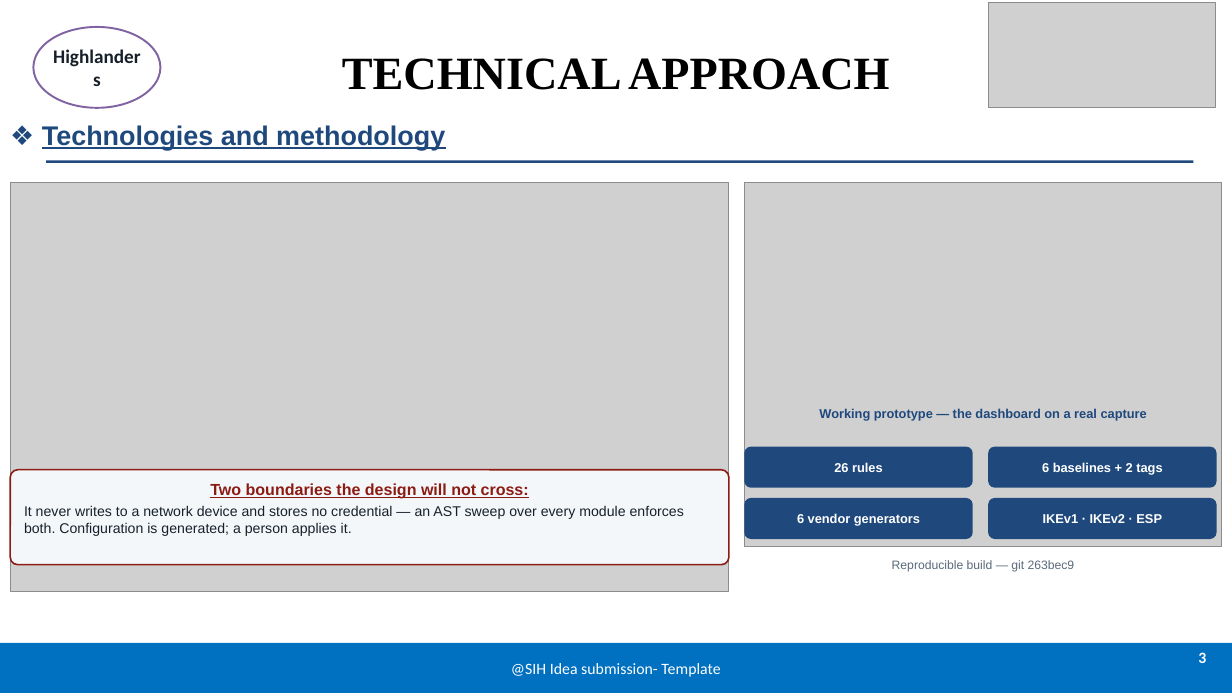
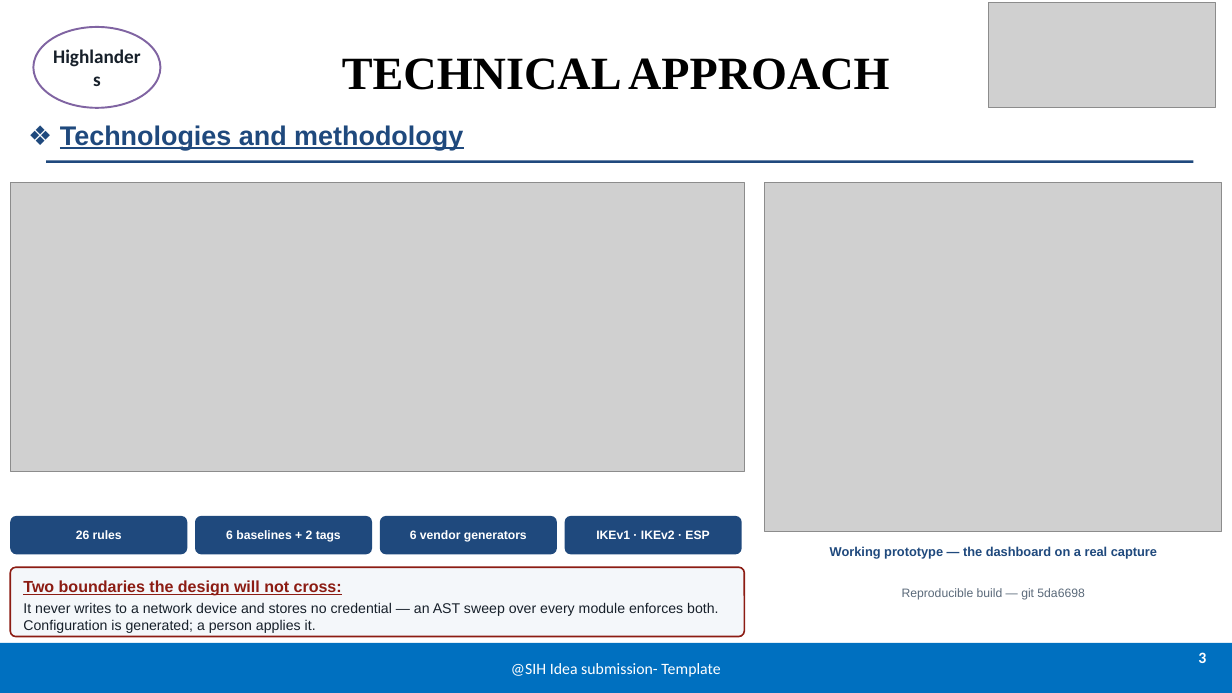
Before and after one commit to PrashamJ17/SIH_PS160, a slide deck: slide 3 of docs/SIH2026-Highlanders-IPsec-Sentinel.pptx. Drawn at 1232x693 pixels with LibreOffice and Linux fonts; fonts in the diff are those of the drawing; grey boxes stand for pictures. Boxes give left, top, right and bottom in pixels: in the first picture for what was removed or moved away, otherwise in the second. Text is boxed around its words. In the diff, an @@ line names an element or a change of style, - is before the commit and + after.

```diff
--- a/docs/SIH2026-Highlanders-IPsec-Sentinel.pptx
+++ b/docs/SIH2026-Highlanders-IPsec-Sentinel.pptx
@@ text "❖ Technologies and methodology": place and size @@
-text "❖ Technologies and methodology" at <box>42,125,445,150</box>
+text "❖ Technologies and methodology" at <box>60,125,463,150</box>
@@ picture: place and size @@
-picture at <box>10,182,729,592</box>
+picture at <box>10,182,744,471</box>
@@ picture: place and size @@
-picture at <box>745,182,1223,547</box>
+picture at <box>765,182,1222,531</box>
@@ rounded rectangle "26 rules": place and size @@
-rounded rectangle "26 rules" at <box>745,446,973,487</box>
+rounded rectangle "26 rules" at <box>10,516,188,555</box>
@@ rounded rectangle "6 baselines + 2 tags": place and size @@
-rounded rectangle "6 baselines + 2 tags" at <box>988,446,1216,487</box>
+rounded rectangle "6 baselines + 2 tags" at <box>195,516,372,555</box>
@@ rounded rectangle "6 vendor generators": place and size @@
-rounded rectangle "6 vendor generators" at <box>745,498,973,539</box>
+rounded rectangle "6 vendor generators" at <box>380,516,557,555</box>
@@ size 10 to 9.5 pt in 4 elements at <box>10,516,188,555</box>, <box>195,516,372,555</box>, <box>380,516,557,555</box>, <box>565,516,742,555</box> @@
@@ rounded rectangle "IKEv1 · IKEv2 · ESP": place and size @@
-rounded rectangle "IKEv1 · IKEv2 · ESP" at <box>988,498,1216,539</box>
+rounded rectangle "IKEv1 · IKEv2 · ESP" at <box>565,516,742,555</box>
@@ rounded rectangle "Two boundaries the design will ...": place and size @@
-rounded rectangle "Two boundaries the design will ..." at <box>10,470,729,565</box>
+rounded rectangle "Two boundaries the design will ..." at <box>10,567,744,637</box>
@@ text "Working prototype — the dashboard ...": place and size @@
-text "Working prototype — the dashboard ..." at <box>819,408,1147,421</box>
+text "Working prototype — the dashboard ..." at <box>830,546,1157,559</box>
@@ text in rounded rectangle at <box>23,580,342,596</box>: alignment centre to left @@
@@ text at <box>902,588,1084,600</box>: text changed @@
-Reproducible build — git 263bec9
+Reproducible build — git 5da6698
```
Also in this commit, not shown: 4 other slides changed, 15 other files.
